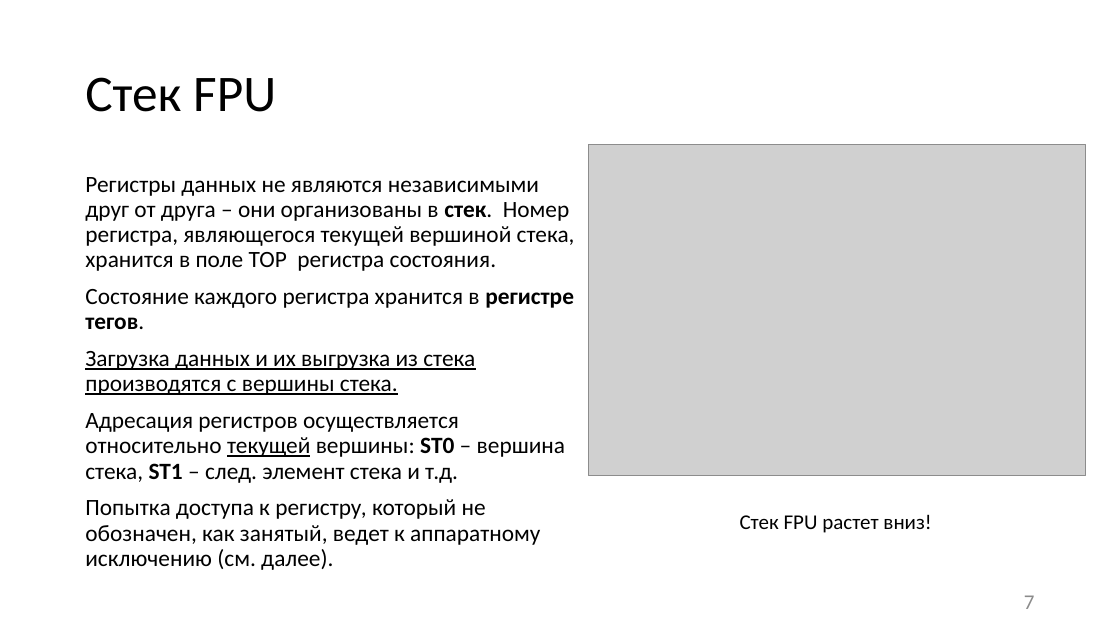
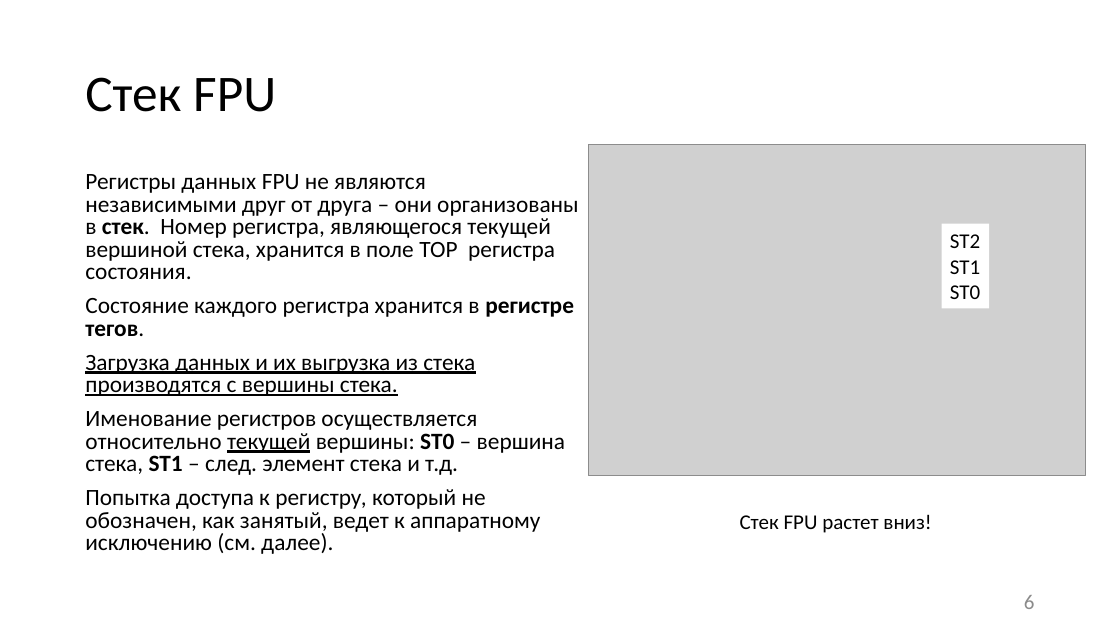
Before and after one commit to itsecd/low-level-programming, a slide deck: slide 6 of Lectures/2.FPU_and_SIMD/Lecture2.pptx (slide 7 before the commit). Drawn at 1120x630 pixels with LibreOffice and Linux fonts; fonts in the diff are those of the drawing; grey boxes stand for pictures. Boxes give left, top, right and bottom in pixels: in the first picture for what was removed or moved away, otherwise in the second. Text is boxed around its words. In the diff, an @@ line names an element or a change of style, - is before the commit and + after.

```diff
--- a/Lectures/2.FPU_and_SIMD/Lecture2.pptx
+++ b/Lectures/2.FPU_and_SIMD/Lecture2.pptx
@@ text at [85, 174, 578, 279]: text changed @@
-Регистры данных не являются независимыми друг от друга – они организованы в стек. Номер регистра, являющегося текущей вершиной стека, хранится в поле TOP регистра состояния.
+Регистры данных FPU не являются независимыми друг от друга – они организованы в стек. Номер регистра, являющегося текущей вершиной стека, хранится в поле TOP регистра состояния.
@@ rectangle added at [942, 223, 990, 308], fill #FFFFFF, 18 pt, text #000000 @@
+ST2
+ST1
+ST0
@@ text at [85, 298, 574, 554]: line spacing 0.9 to 0.8 @@
@@ text at [85, 411, 565, 475]: text changed @@
-Адресация регистров осуществляется относительно текущей вершины: ST0 – вершина стека, ST1 – след. элемент стека и т.д.
+Именование регистров осуществляется относительно текущей вершины: ST0 – вершина стека, ST1 – след. элемент стека и т.д.
@@ page number at [1024, 595, 1035, 609]: text changed @@
-7
+6
```
Also in this commit, not shown: 18 other slides changed, 10 other files.
